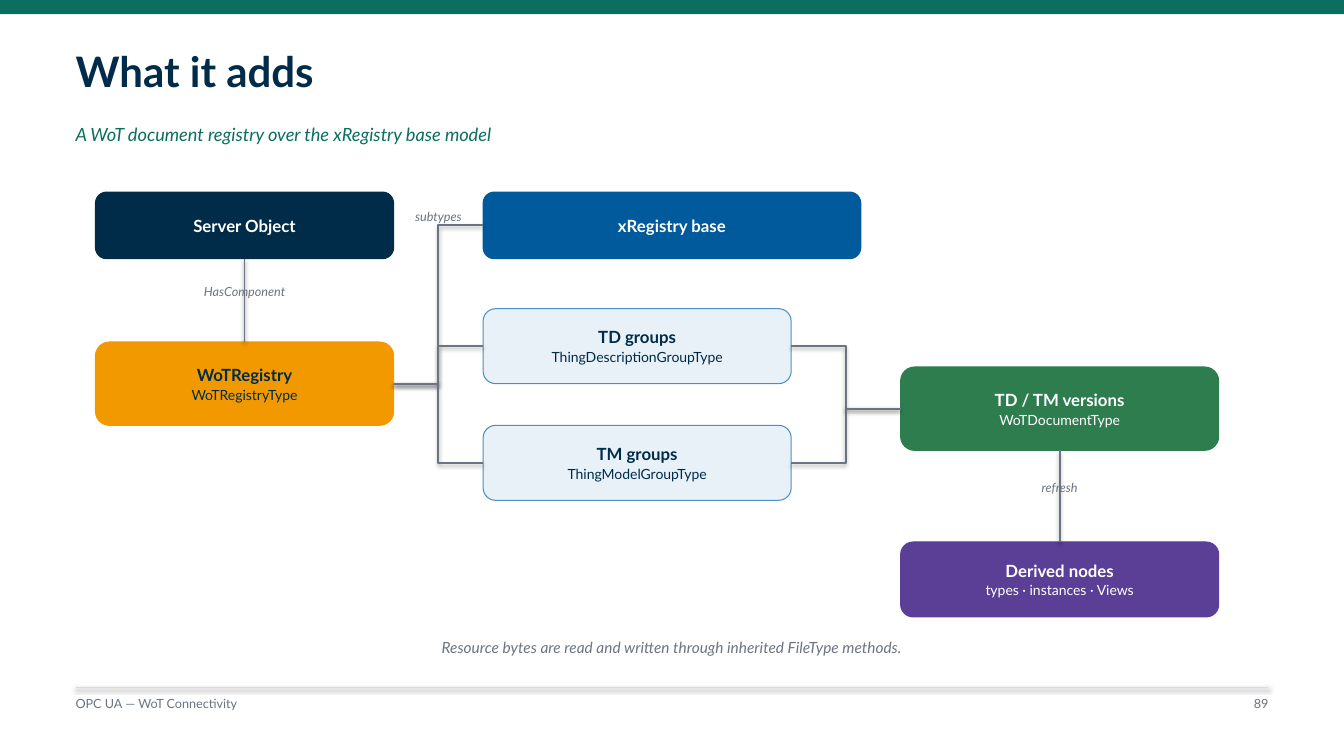
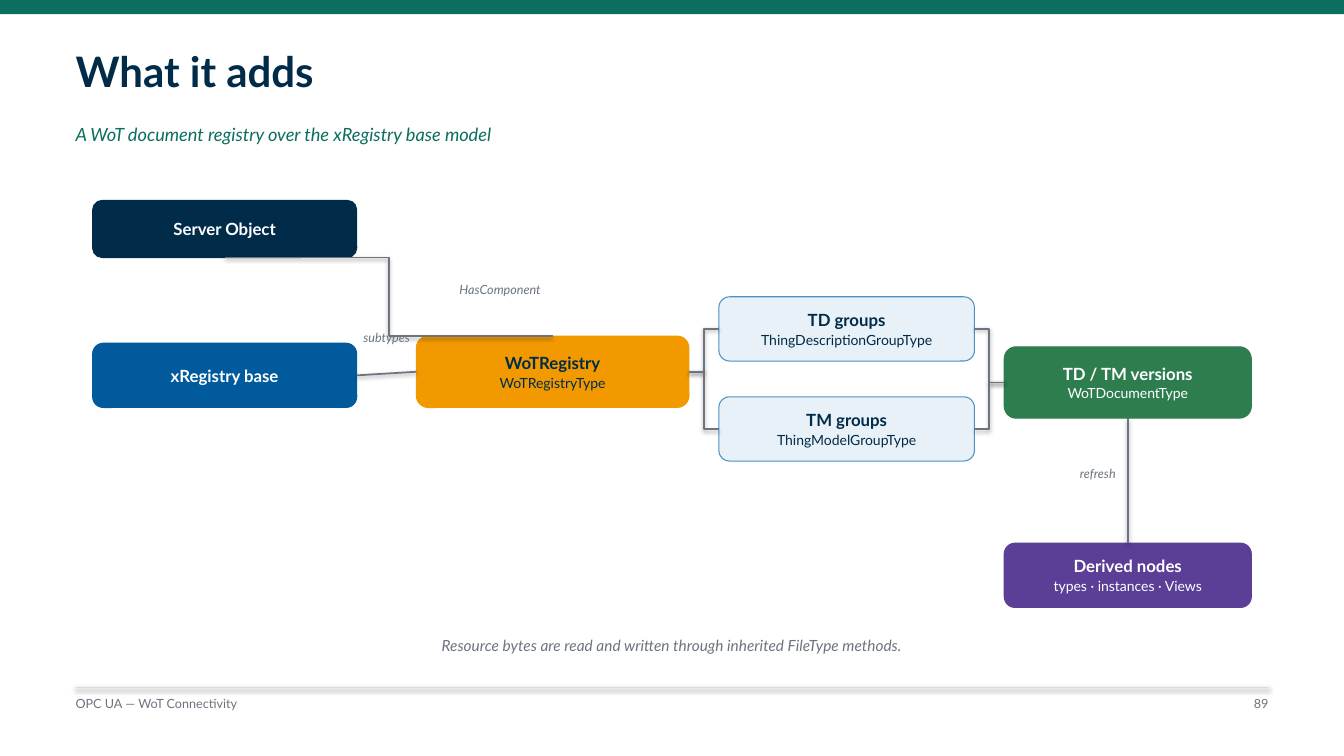
Before and after one commit to marcschier/opcua-drafts, a slide deck: slide 89 of decks/OPC-UA-Drafts-Overview.pptx. Drawn at 1344x756 pixels with LibreOffice and Linux fonts; fonts in the diff are those of the drawing. Boxes give left, top, right and bottom in pixels: in the first picture for what was removed or moved away, otherwise in the second. Text is boxed around its words. In the diff, an @@ line names an element or a change of style, - is before the commit and + after.

```diff
--- a/decks/OPC-UA-Drafts-Overview.pptx
+++ b/decks/OPC-UA-Drafts-Overview.pptx
@@ rounded rectangle "Server Object": place and size @@
-rounded rectangle "Server Object" at bbox=[96, 193, 394, 259]
+rounded rectangle "Server Object" at bbox=[93, 201, 357, 258]
@@ elbow line moved from (483, 226) - (394, 384) to (225, 257) - (553, 336) @@
@@ line removed from (245, 259) to (245, 342) @@
@@ text "HasComponent" at bbox=[459, 285, 540, 296]: alignment centre to right @@
@@ text "HasComponent": place and size @@
-text "HasComponent" at bbox=[204, 285, 285, 299]
+text "HasComponent" at bbox=[459, 285, 540, 296]
@@ rounded rectangle "TD groups": place and size @@
-rounded rectangle "TD groups" at bbox=[483, 309, 791, 383]
+rounded rectangle "TD groups" at bbox=[719, 296, 975, 361]
@@ elbow line moved from (394, 384) - (483, 346) to (690, 372) - (719, 329) @@
@@ elbow line moved from (791, 346) - (900, 408) to (975, 329) - (1004, 382) @@
@@ rounded rectangle "xRegistry base": place and size @@
-rounded rectangle "xRegistry base" at bbox=[483, 193, 861, 259]
+rounded rectangle "xRegistry base" at bbox=[93, 344, 357, 408]
@@ text "subtypes": place and size @@
-text "subtypes" at bbox=[415, 212, 462, 223]
+text "subtypes" at bbox=[363, 331, 410, 344]
@@ rounded rectangle "WoTRegistry": place and size @@
-rounded rectangle "WoTRegistry" at bbox=[96, 342, 394, 425]
+rounded rectangle "WoTRegistry" at bbox=[416, 336, 689, 407]
@@ rounded rectangle "TD / TM versions": place and size @@
-rounded rectangle "TD / TM versions" at bbox=[900, 367, 1219, 451]
+rounded rectangle "TD / TM versions" at bbox=[1004, 347, 1251, 418]
@@ line added from (357, 375) to (416, 372), #6B7480 1.25 pt @@
@@ elbow line moved from (394, 384) - (483, 463) to (690, 372) - (719, 430) @@
@@ elbow line moved from (791, 463) - (900, 408) to (975, 430) - (1004, 382) @@
@@ rounded rectangle "TM groups": place and size @@
-rounded rectangle "TM groups" at bbox=[483, 425, 791, 500]
+rounded rectangle "TM groups" at bbox=[719, 397, 975, 462]
@@ line moved from (1060, 451) - (1060, 542) to (1128, 418) - (1128, 543) @@
@@ text "refresh": place and size @@
-text "refresh" at bbox=[1042, 481, 1078, 495]
+text "refresh" at bbox=[1080, 469, 1116, 480]
@@ text "refresh" at bbox=[1080, 469, 1116, 480]: alignment centre to right @@
@@ rounded rectangle "Derived nodes": place and size @@
-rounded rectangle "Derived nodes" at bbox=[900, 542, 1219, 617]
+rounded rectangle "Derived nodes" at bbox=[1004, 543, 1251, 608]
```
Also in this commit, not shown: 8 other slides changed, 9 other files.
